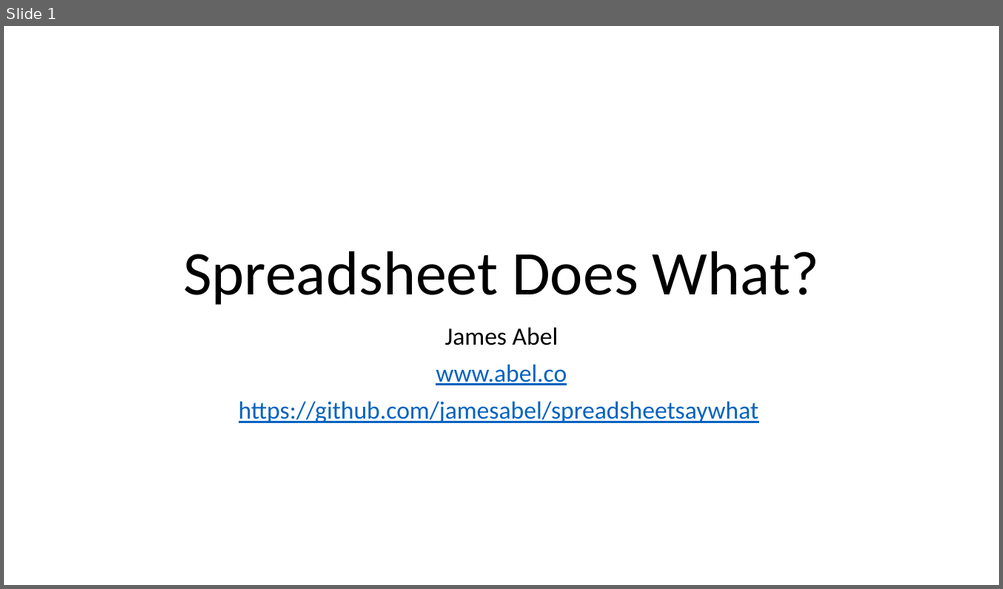
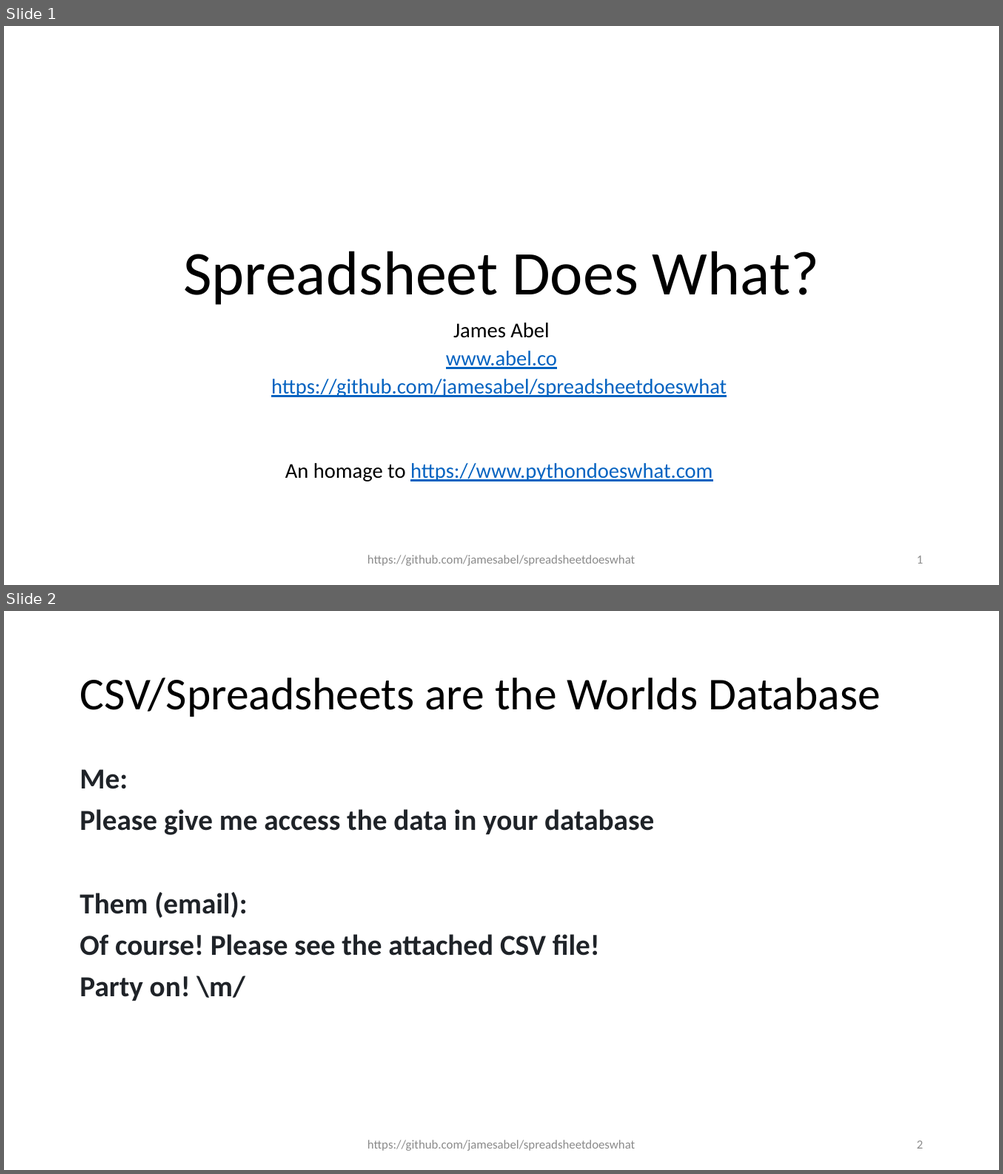
Before and after one commit to jamesabel/spreadsheetdoeswhat, a slide deck: SF Python SpreadsheetDoesWhat.pptx. Shown one above the other, each under a label of ours: slide 1 before the commit, slides 1 and 2 after it. The pictures are 1003x589 and 1003x1174 pixels, drawn with LibreOffice and Linux fonts; fonts in the diff are those of the drawing. Boxes give left, top, right and bottom in pixels: in the first picture for what was removed or moved away, otherwise in the second. Text is boxed around its words. In the diff, an @@ line names an element or a change of style, - is before the commit and + after.

```diff
--- a/SF Python SpreadsheetDoesWhat.pptx
+++ b/SF Python SpreadsheetDoesWhat.pptx
@@ slide 2 added at [4,611,999,1170], background #FFFFFF @@
@@ title added at [79,678,880,717], 44 pt, text #000000 @@
+CSV/Spreadsheets are the Worlds Database
@@ text added at [79,769,654,1001], 28 pt, text #1F2328, bold @@
+Me:
+Please give me access the data in your database
+Them (email):
+Of course! Please see the attached CSV file!
+Party on! \m/
@@ text added at [367,1140,634,1151], 12 pt, text #8C8C8C @@
+https://github.com/jamesabel/spreadsheetdoeswhat
@@ page number added at [916,1141,922,1149], 12 pt, text #8C8C8C @@
+2
@@ slide 1 changed as well @@
@@ subtitle at [446,323,557,369]: size 24 to 20.4 pt in "James Abel", "www.abel.co"; line spacing 0.9 to 0.7 @@
@@ subtitle at [271,379,726,482]: text changed; size 24 to 20.4 pt @@
-https://github.com/jamesabel/spreadsheetsaywhat
+https://github.com/jamesabel/spreadsheetdoeswhat
+An homage to https://www.pythondoeswhat.com
@@ text added at [367,555,634,566], 12 pt, text #8C8C8C @@
+https://github.com/jamesabel/spreadsheetdoeswhat
@@ page number added at [916,556,922,564], 12 pt, text #8C8C8C @@
+1
```
Also in this commit, not shown: 10 other slides added, 5 other files.
